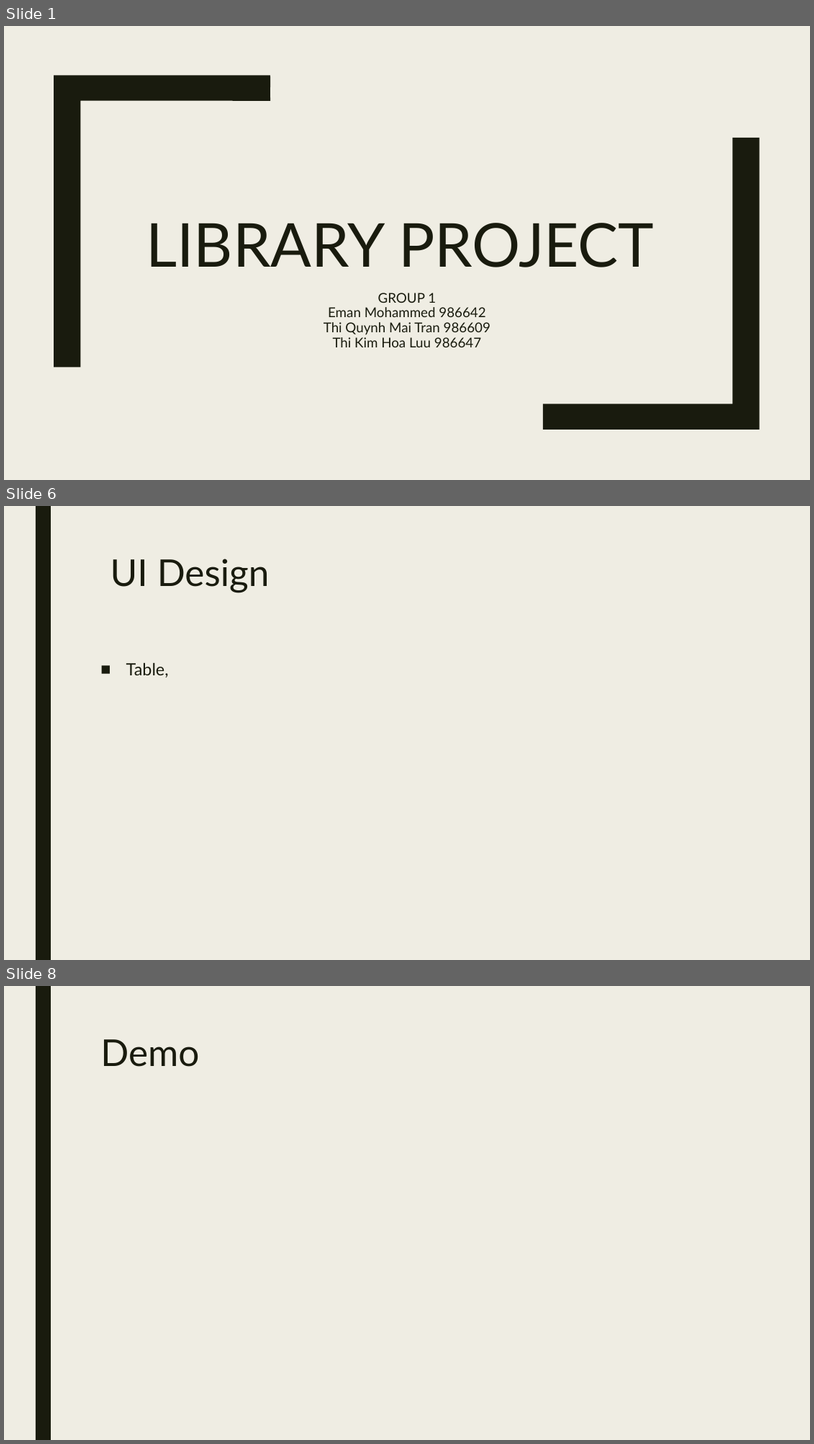
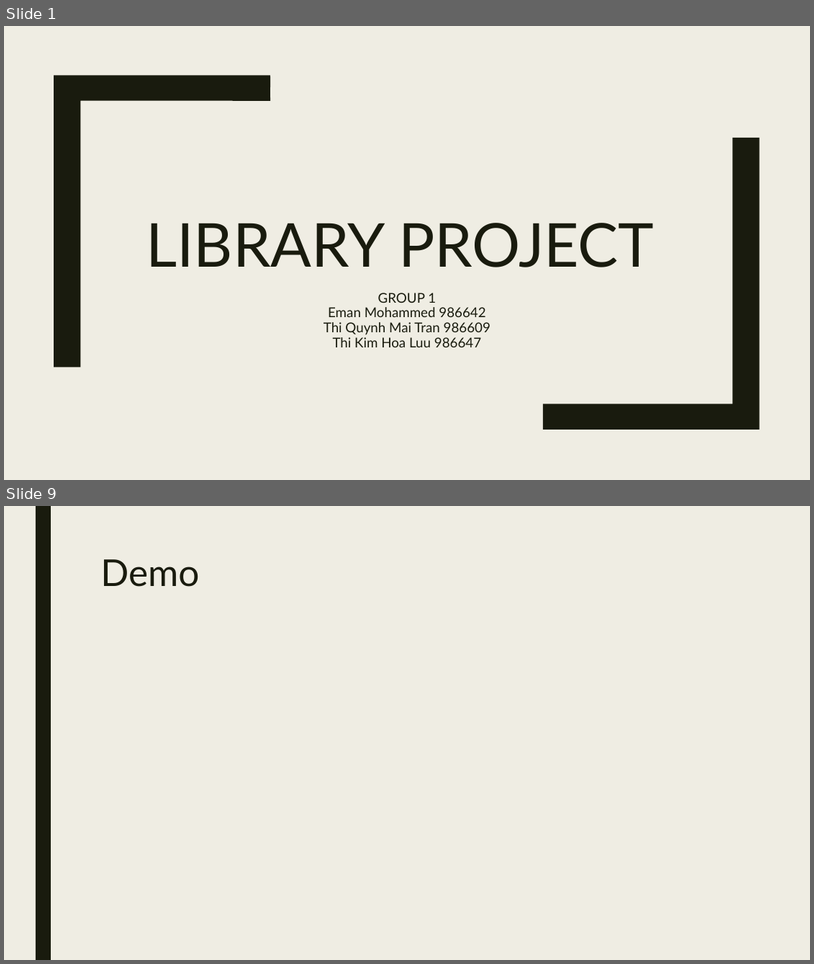
Before and after one commit to LuuHoa/MPP_Project, a slide deck: docs/G1_Presentation.pptx. Shown one above the other, each under a label of ours: slides 1, 6 and 8 before the commit, slides 1 and 9 after it; the slides between them are not shown. The pictures are 814x1444 and 814x964 pixels, drawn with LibreOffice and Linux fonts; fonts in the diff are those of the drawing. Boxes give left, top, right and bottom in pixels: in the first picture for what was removed or moved away, otherwise in the second. Text is boxed around its words. In the diff, an @@ line names an element or a change of style, - is before the commit and + after.

```diff
--- a/docs/G1_Presentation.pptx
+++ b/docs/G1_Presentation.pptx
@@ slide 6 removed at [4,506,810,960], background #EFEDE3; not listed: 1 template element that a slide beside it also shows @@
@@ title removed at [111,559,270,592] @@
-UI Design
@@ text removed at [126,662,169,677] @@
-■ Table,
@@ what was slide 8 is now slide 9 @@
```
Also in this commit, not shown: 4 slides changed, 2 slides added, 1 other slide removed.
